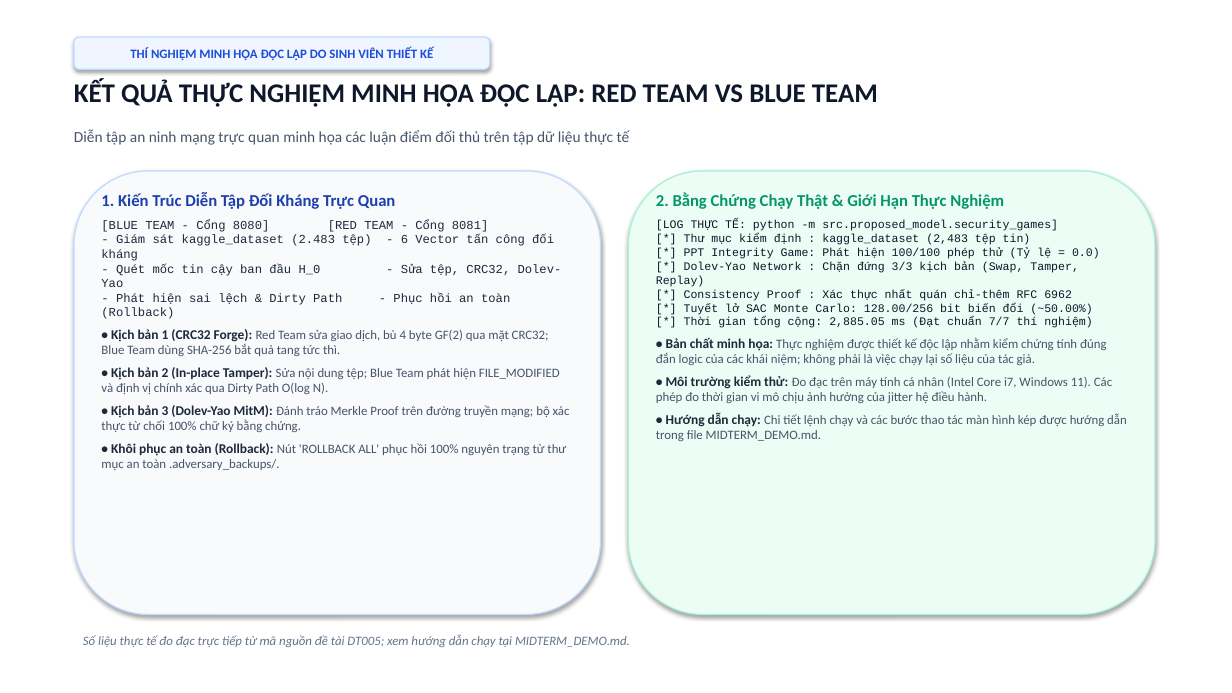
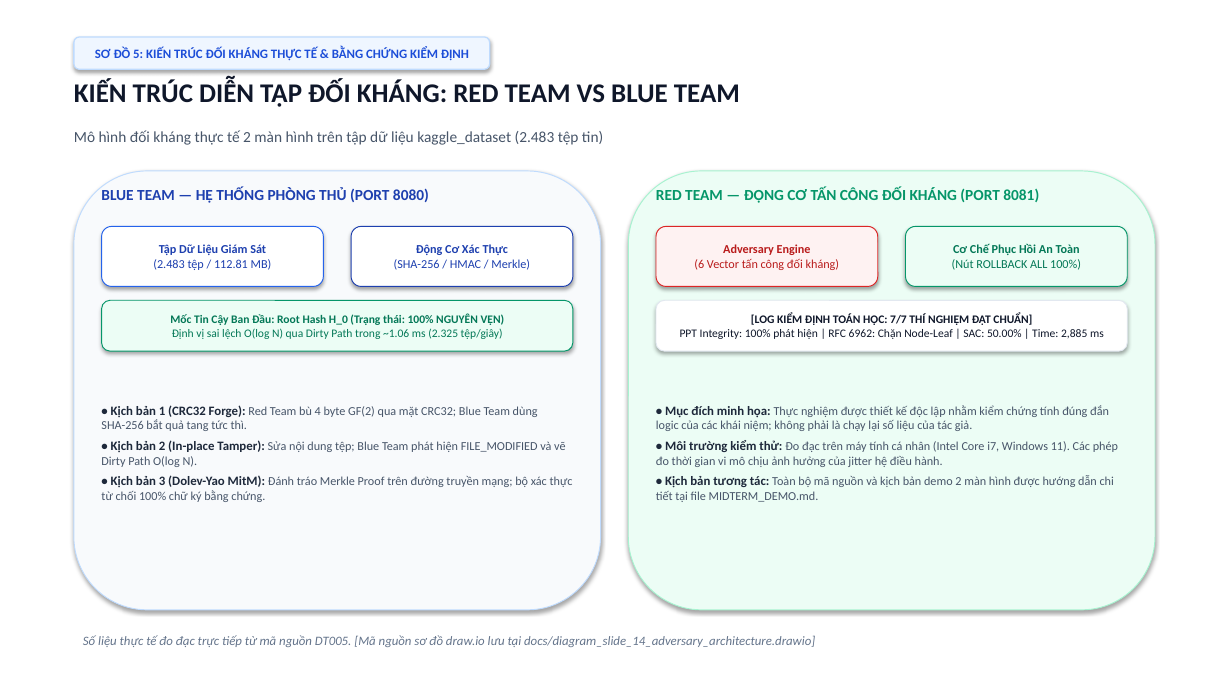
Before and after one commit to kietvo5924/ATBMHTTT_DT005_FileIntegrity, a slide deck: slide 13 of Bao_Cao_Giua_Ky_DT05_Final.pptx (slide 14 before the commit). Drawn at 1232x693 pixels with LibreOffice and Linux fonts; fonts in the diff are those of the drawing. Boxes give left, top, right and bottom in pixels: in the first picture for what was removed or moved away, otherwise in the second. Text is boxed around its words. In the diff, an @@ line names an element or a change of style, - is before the commit and + after.

Commit message:
feat: update title cover to match user photo, add Thank You slide, provide draw.io XML for diagrams

```diff
--- a/Bao_Cao_Giua_Ky_DT05_Final.pptx
+++ b/Bao_Cao_Giua_Ky_DT05_Final.pptx
@@ text in rounded rectangle at (x1=95, y1=47, x2=469, y2=60): text changed @@
-THÍ NGHIỆM MINH HỌA ĐỘC LẬP DO SINH VIÊN THIẾT KẾ
+SƠ ĐỒ 5: KIẾN TRÚC ĐỐI KHÁNG THỰC TẾ & BẰNG CHỨNG KIỂM ĐỊNH
@@ text at (x1=74, y1=80, x2=740, y2=107): text changed @@
-KẾT QUẢ THỰC NGHIỆM MINH HỌA ĐỘC LẬP: RED TEAM VS BLUE TEAM
+KIẾN TRÚC DIỄN TẬP ĐỐI KHÁNG: RED TEAM VS BLUE TEAM
@@ text at (x1=74, y1=130, x2=603, y2=145): text changed @@
-Diễn tập an ninh mạng trực quan minh họa các luận điểm đối thủ trên tập dữ liệu thực tế
+Mô hình đối kháng thực tế 2 màn hình trên tập dữ liệu kaggle_dataset (2.483 tệp tin)
@@ rounded rectangle resized from (x1=74, y1=171, x2=601, y2=615) to (x1=74, y1=171, x2=601, y2=610) @@
@@ rounded rectangle at (x1=74, y1=171, x2=601, y2=610): outline #BFDBFE 1 pt to #BFDBFE 0.75 pt @@
@@ rounded rectangle resized from (x1=628, y1=171, x2=1155, y2=615) to (x1=628, y1=171, x2=1155, y2=610) @@
@@ rounded rectangle at (x1=628, y1=171, x2=1155, y2=610): outline #A7F3D0 1 pt to #A7F3D0 0.75 pt @@
@@ text added at (x1=101, y1=186, x2=429, y2=203), 12 pt, text #1E40AF, bold @@
+BLUE TEAM — HỆ THỐNG PHÒNG THỦ (PORT 8080)
@@ text added at (x1=656, y1=186, x2=1039, y2=203), 12 pt, text #059669, bold @@
+RED TEAM — ĐỘNG CƠ TẤN CÔNG ĐỐI KHÁNG (PORT 8081)
@@ rounded rectangle added at (x1=102, y1=226, x2=323, y2=287), fill #FFFFFF, outline #2563EB 0.75 pt, 9.5 pt, text #1E40AF @@
+Tập Dữ Liệu Giám Sát
+(2.483 tệp / 112.81 MB)
@@ rounded rectangle added at (x1=351, y1=226, x2=573, y2=287), fill #FFFFFF, outline #1E40AF 0.75 pt, 9.5 pt, text #1E40AF @@
+Động Cơ Xác Thực
+(SHA-256 / HMAC / Merkle)
@@ rounded rectangle added at (x1=656, y1=226, x2=878, y2=287), fill #FEF2F2, outline #DC2626 0.75 pt, 9.5 pt, text #B91C1C @@
+Adversary Engine
+(6 Vector tấn công đối kháng)
@@ rounded rectangle added at (x1=906, y1=226, x2=1128, y2=287), fill #ECFDF5, outline #059669 0.75 pt, 9.5 pt, text #047857 @@
+Cơ Chế Phục Hồi An Toàn
+(Nút ROLLBACK ALL 100%)
@@ rounded rectangle added at (x1=102, y1=300, x2=573, y2=351), fill #ECFDF5, outline #059669 0.75 pt, 9 pt, text #047857 @@
+Mốc Tin Cậy Ban Đầu: Root Hash H_0 (Trạng thái: 100% NGUYÊN VẸN)
+Định vị sai lệch O(log N) qua Dirty Path trong ~1.06 ms (2.325 tệp/giây)
@@ rounded rectangle added at (x1=656, y1=300, x2=1128, y2=351), fill #FFFFFF, outline #E2E8F0 0.75 pt, 9 pt, text #0F172A @@
+[LOG KIỂM ĐỊNH TOÁN HỌC: 7/7 THÍ NGHIỆM ĐẠT CHUẨN]
+PPT Integrity: 100% phát hiện | RFC 6962: Chặn Node-Leaf | SAC: 50.00% | Time: 2,885 ms
@@ text "• Kịch bản 1 (CRC32 ..." moved from (x1=101, y1=192, x2=570, y2=470) to (x1=101, y1=405, x2=573, y2=502) @@
@@ text "• Mục đích minh họa: ..." moved from (x1=656, y1=192, x2=1127, y2=441) to (x1=656, y1=405, x2=1118, y2=502) @@
@@ text at (x1=111, y1=405, x2=565, y2=452): text changed; text colour #1E293B to #475569 @@
-1. Kiến Trúc Diễn Tập Đối Kháng Trực Quan
-[BLUE TEAM - Cổng 8080] [RED TEAM - Cổng 8081]
-- Giám sát kaggle_dataset (2.483 tệp) - 6 Vector tấn công đối kháng
-- Quét mốc tin cậy ban đầu H_0 - Sửa tệp, CRC32, Dolev-Yao
-- Phát hiện sai lệch & Dirty Path - Phục hồi an toàn (Rollback)
-• Kịch bản 1 (CRC32 Forge): Red Team sửa giao dịch, bù 4 byte GF(2) qua mặt CRC32; Blue Team dùng SHA-256 bắt quả tang tức thì.
-• Kịch bản 2 (In-place Tamper): Sửa nội dung tệp; Blue Team phát hiện FILE_MODIFIED và định vị chính xác qua Dirty Path O(log N).
+• Kịch bản 1 (CRC32 Forge): Red Team bù 4 byte GF(2) qua mặt CRC32; Blue Team dùng SHA-256 bắt quả tang tức thì.
+• Kịch bản 2 (In-place Tamper): Sửa nội dung tệp; Blue Team phát hiện FILE_MODIFIED và vẽ Dirty Path O(log N).
@@ text at (x1=665, y1=405, x2=1109, y2=418): text changed; size 9 to 9.5 pt; font Courier New to Calibri; text colour #0F172A to #475569 @@
-2. Bằng Chứng Chạy Thật & Giới Hạn Thực Nghiệm
-[LOG THỰC TẾ: python -m src.proposed_model.security_games]
-[*] Thư mục kiểm định : kaggle_dataset (2,483 tệp tin)
-[*] PPT Integrity Game: Phát hiện 100/100 phép thử (Tỷ lệ = 0.0)
-[*] Dolev-Yao Network : Chặn đứng 3/3 kịch bản (Swap, Tamper, Replay)
-[*] Consistency Proof : Xác thực nhất quán chỉ-thêm RFC 6962
-[*] Tuyết lở SAC Monte Carlo: 128.00/256 bit biến đổi (~50.00%)
-[*] Thời gian tổng cộng: 2,885.05 ms (Đạt chuẩn 7/7 thí nghiệm)
-• Bản chất minh họa: Thực nghiệm được thiết kế độc lập nhằm kiểm chứng tính đúng đắn logic của các khái niệm; không phải là việc chạy lại số liệu của tác giả.
+• Mục đích minh họa: Thực nghiệm được thiết kế độc lập nhằm kiểm chứng tính đúng đắn logic của các khái niệm; không phải là chạy lại số liệu của tác giả.
@@ text at (x1=101, y1=443, x2=566, y2=470): paragraph removed @@
-• Khôi phục an toàn (Rollback): Nút 'ROLLBACK ALL' phục hồi 100% nguyên trạng từ thư mục an toàn .adversary_backups/.
@@ text at (x1=665, y1=440, x2=1118, y2=452): size 10.5 to 10 pt in "• Môi trường kiểm thử:"; size 10 to 9.5 pt in "Đo đạc trên máy tính cá nhân ..."; less space between paragraphs @@
@@ text at (x1=101, y1=475, x2=573, y2=502): size 10.5 to 10 pt in "• Kịch bản 3 (Dolev-Yao MitM):"; size 10 to 9.5 pt in "Đánh tráo Merkle Proof trên đường truyền ..."; less space between paragraphs @@
@@ text at (x1=656, y1=475, x2=1114, y2=502): text changed; size 10 to 9.5 pt @@
-• Hướng dẫn chạy: Chi tiết lệnh chạy và các bước thao tác màn hình kép được hướng dẫn trong file MIDTERM_DEMO.md.
+• Kịch bản tương tác: Toàn bộ mã nguồn và kịch bản demo 2 màn hình được hướng dẫn chi tiết tại file MIDTERM_DEMO.md.
@@ text at (x1=83, y1=635, x2=815, y2=647): text changed @@
-Số liệu thực tế đo đạc trực tiếp từ mã nguồn đề tài DT005; xem hướng dẫn chạy tại MIDTERM_DEMO.md.
+Số liệu thực tế đo đạc trực tiếp từ mã nguồn DT005. [Mã nguồn sơ đồ draw.io lưu tại docs/diagram_slide_14_adversary_architecture.drawio]
```
Also in this commit, not shown: 12 other slides changed, 1 slide added, 1 slide removed, 20 other files.
